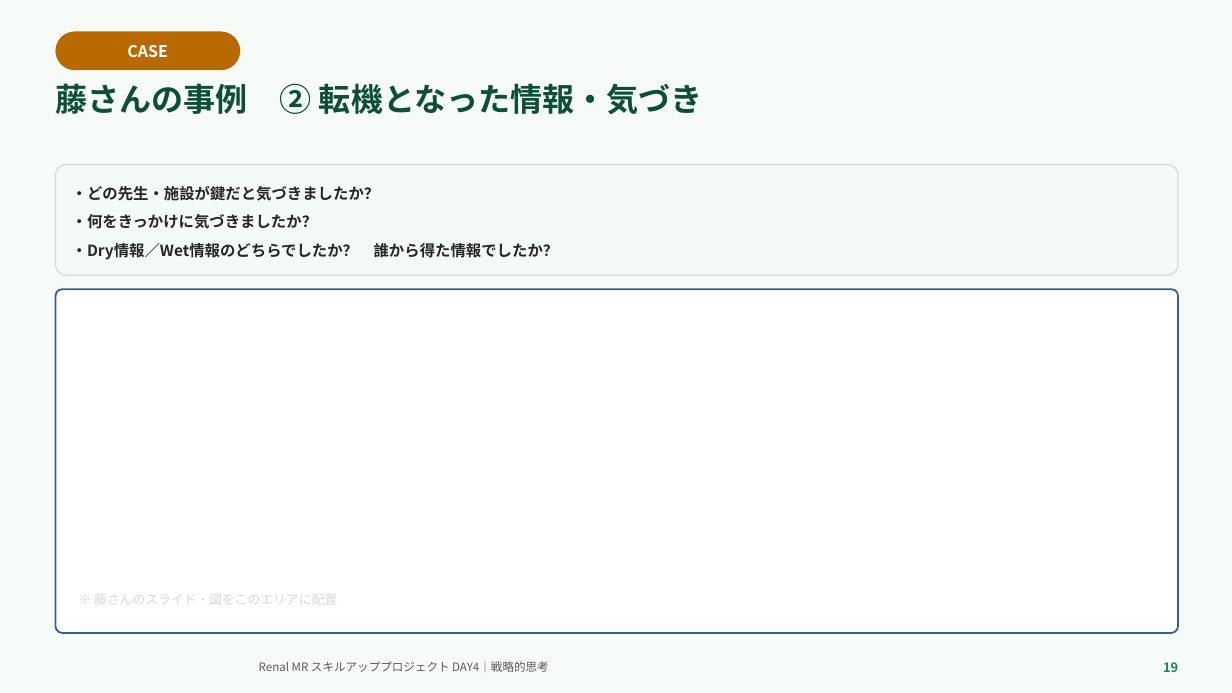
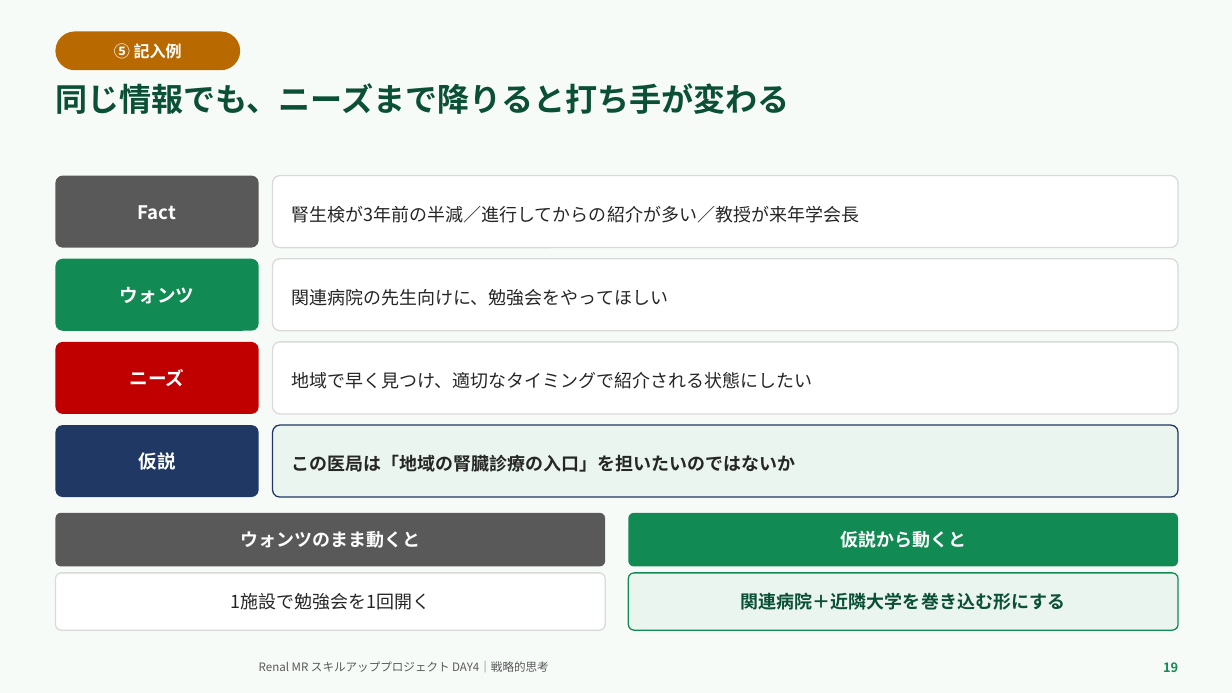
Before and after one commit to TAKUYA-1187/Claude, a slide deck: slide 19 of novartis_training/DAY4_ちょっと分かるだけで世界が変わる.pptx. Drawn at 1232x693 pixels with LibreOffice and Linux fonts; fonts in the diff are those of the drawing; background and template pictures are left out. Boxes give left, top, right and bottom in pixels: in the first picture for what was removed or moved away, otherwise in the second. Text is boxed around its words. In the diff, an @@ line names an element or a change of style, - is before the commit and + after.

```diff
--- a/novartis_training/DAY4_ちょっと分かるだけで世界が変わる.pptx
+++ b/novartis_training/DAY4_ちょっと分かるだけで世界が変わる.pptx
@@ text in rounded rectangle at [114, 43, 182, 59]: text changed @@
-CASE
+⑤ 記入例
@@ text at [55, 83, 789, 114]: text changed @@
-藤さんの事例 ② 転機となった情報・気づき
+同じ情報でも、ニーズまで降りると打ち手が変わる
@@ rounded rectangle removed at [55, 165, 1178, 275] @@
-・どの先生・施設が鍵だと気づきましたか？
-・何をきっかけに気づきましたか？
-・Dry情報／Wet情報のどちらでしたか？ 誰から得た情報でしたか？
@@ rounded rectangle added at [55, 176, 259, 248], fill #595959, 14.5 pt, text #FFFFFF, bold @@
+Fact
@@ rounded rectangle added at [273, 176, 1178, 248], fill #FFFFFF, outline #D9D9D9 1 pt, 14 pt, text #262626 @@
+腎生検が3年前の半減／進行してからの紹介が多い／教授が来年学会長
@@ rounded rectangle added at [55, 259, 259, 331], fill #128A54, 14.5 pt, text #FFFFFF, bold @@
+ウォンツ
@@ rounded rectangle added at [273, 259, 1178, 331], fill #FFFFFF, outline #D9D9D9 1 pt, 14 pt, text #262626 @@
+関連病院の先生向けに、勉強会をやってほしい
@@ rounded rectangle removed at [55, 289, 1178, 633] @@
@@ rounded rectangle added at [55, 342, 259, 414], fill #C00000, 14.5 pt, text #FFFFFF, bold @@
+ニーズ
@@ rounded rectangle added at [273, 342, 1178, 414], fill #FFFFFF, outline #D9D9D9 1 pt, 14 pt, text #262626 @@
+地域で早く見つけ、適切なタイミングで紹介される状態にしたい
@@ rounded rectangle added at [55, 425, 259, 497], fill #1F3864, 14.5 pt, text #FFFFFF, bold @@
+仮説
@@ rounded rectangle added at [273, 425, 1178, 497], fill #E9F5EE, outline #1F3864 1 pt, 14 pt, text #262626, bold @@
+この医局は「地域の腎臓診療の入口」を担いたいのではないか
@@ rounded rectangle added at [55, 513, 605, 567], fill #595959, 14 pt, text #FFFFFF, bold @@
+ウォンツのまま動くと
@@ rounded rectangle added at [628, 513, 1178, 567], fill #128A54, 14 pt, text #FFFFFF, bold @@
+仮説から動くと
@@ rounded rectangle added at [55, 573, 605, 630], fill #FFFFFF, outline #D9D9D9 1 pt, 14 pt, text #262626 @@
+1施設で勉強会を1回開く
@@ text removed at [94, 589, 337, 608] @@
-※ 藤さんのスライド・図をこのエリアに配置
@@ rounded rectangle added at [628, 573, 1178, 630], fill #E9F5EE, outline #128A54 1 pt, 14 pt, text #0B4F37, bold @@
+関連病院＋近隣大学を巻き込む形にする
```
Also in this commit, not shown: 16 other slides changed, 10 slides added, 13 slides removed, 2 other files.
